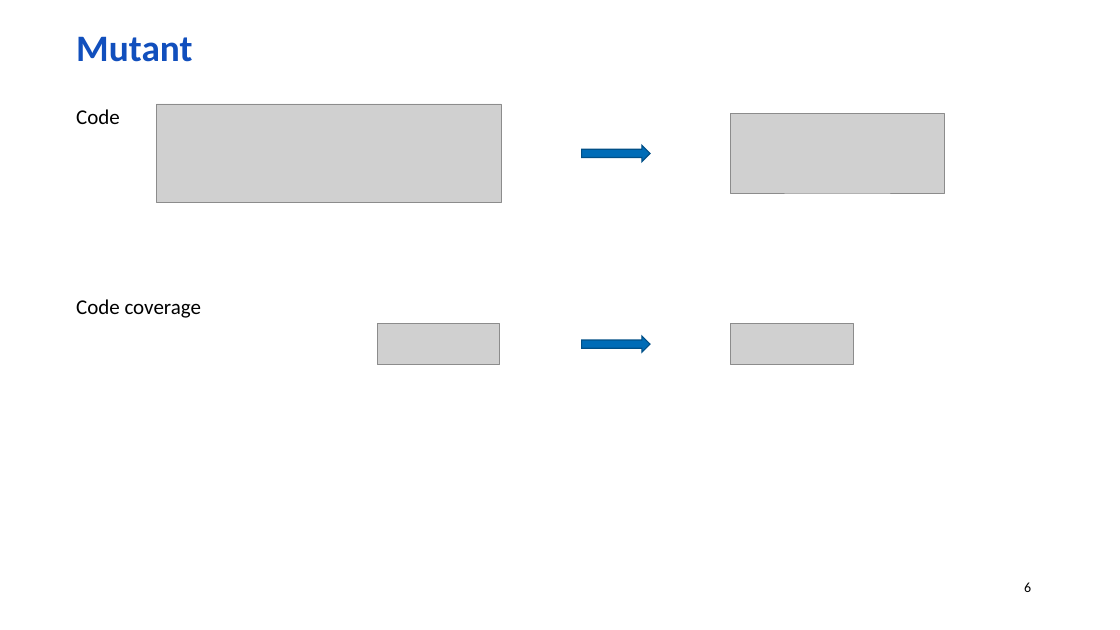
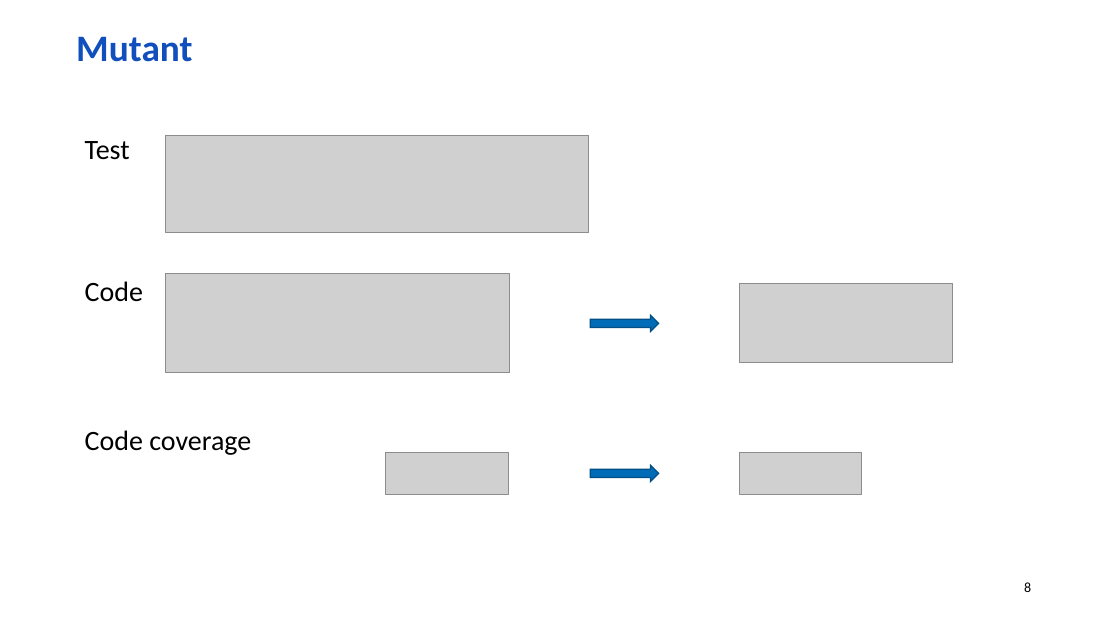
Before and after one commit to wolf-off/Stryker-demo, a slide deck: slide 8 of Mutation.pptx (slide 6 before the commit). Drawn at 1120x630 pixels with LibreOffice and Linux fonts; fonts in the diff are those of the drawing; grey boxes stand for pictures; background and template pictures are left out. Boxes give left, top, right and bottom in pixels: in the first picture for what was removed or moved away, otherwise in the second. Text is boxed around its words. In the diff, an @@ line names an element or a change of style, - is before the commit and + after.

```diff
--- a/Mutation.pptx
+++ b/Mutation.pptx
@@ text added at [85,141,130,160], 24 pt, text #000000 @@
+Test
@@ picture added at [166,135,589,233] @@
@@ text "Code" at [85,281,143,302]: size 18 to 24 pt @@
@@ text "Code": place and size @@
-text "Code" at [76,109,120,124]
+text "Code" at [85,281,143,302]
@@ 2 pictures, 1 right arrow: place and size @@
-2 pictures, 1 right arrow at [156,104,944,203]
+2 pictures, 1 right arrow at [166,274,953,373]
@@ text "Code coverage": place and size @@
-text "Code coverage" at [76,299,202,318]
+text "Code coverage" at [85,430,251,455]
@@ text "Code coverage" at [85,430,251,455]: size 18 to 24 pt @@
@@ 2 pictures, 1 right arrow: place and size @@
-2 pictures, 1 right arrow at [377,323,854,365]
+2 pictures, 1 right arrow at [386,453,862,495]
@@ page number at [1024,582,1031,592]: text changed @@
-6
+8
```
Also in this commit, not shown: 10 other slides changed, 5 slides added, 1 other file.
